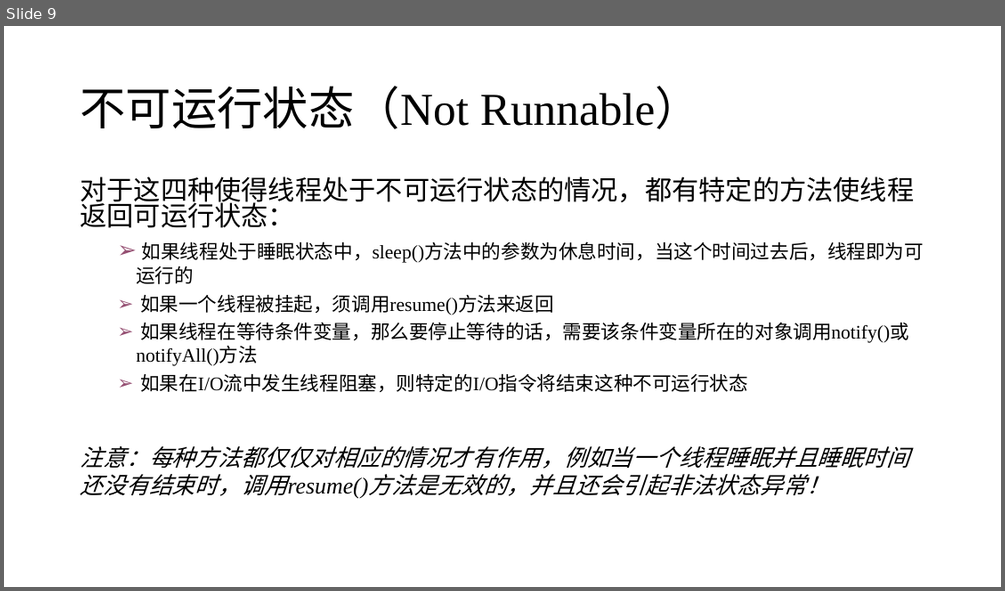
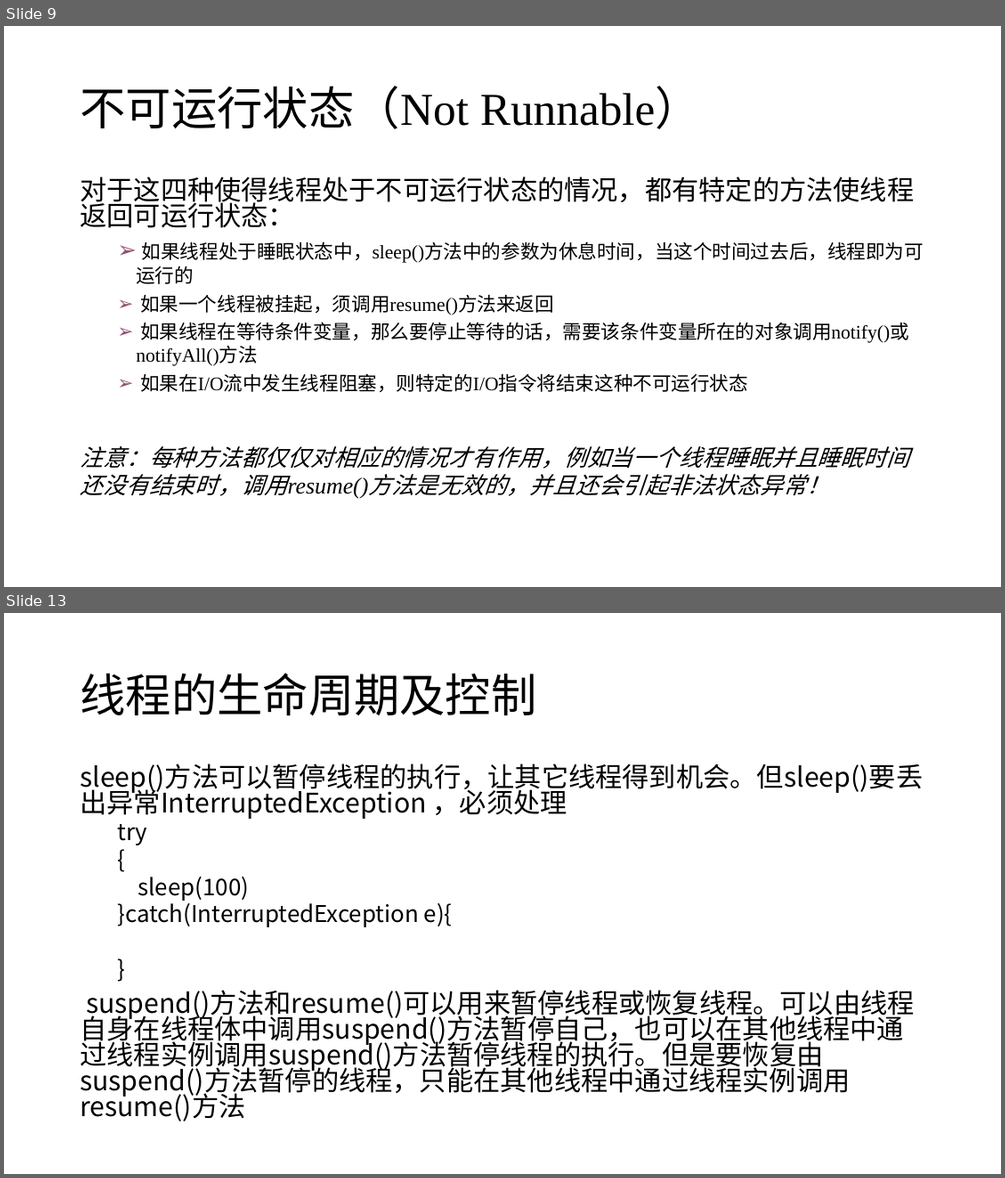
Before and after one commit to j-w-huang/oop, a slide deck: ch6/第六章 part3.pptx. Shown one above the other, each under a label of ours: slide 9 before the commit, slides 9 and 13 after it; the slides between them are not shown. The pictures are 1005x591 and 1005x1178 pixels, drawn with LibreOffice and Linux fonts; fonts in the diff are those of the drawing. Boxes give left, top, right and bottom in pixels: in the first picture for what was removed or moved away, otherwise in the second. Text is boxed around its words. In the diff, an @@ line names an element or a change of style, - is before the commit and + after.

```diff
--- a/ch6/第六章 part3.pptx
+++ b/ch6/第六章 part3.pptx
@@ slide 13 added at [4, 613, 1001, 1174], background #FFFFFF @@
@@ title added at [80, 673, 536, 715], 44 pt, text #000000 @@
+线程的生命周期及控制
@@ text added at [80, 763, 922, 1121], 25.9 pt, text #000000 @@
+sleep()方法可以暂停线程的执行，让其它线程得到机会。但sleep()要丢出异常InterruptedException ，必须处理
+  try
+  {
+  sleep(100)
+  }catch(InterruptedException e){
+  }
+suspend()方法和resume()可以用来暂停线程或恢复线程。可以由线程自身在线程体中调用suspend()方法暂停自己，也可以在其他线程中通过线程实例调用suspend()方法暂停线程的执行。但是要恢复由suspend()方法暂停的线程，只能在其他线程中通过线程实例调用resume()方法
```
Also in this commit, not shown: 1 slide changed, 29 other slides added, 2 other files.
